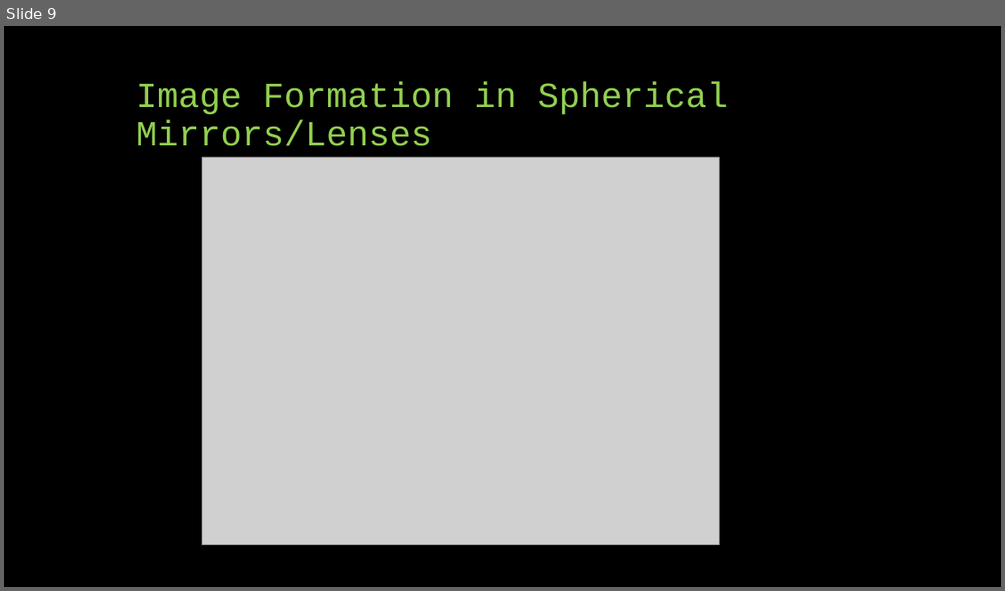
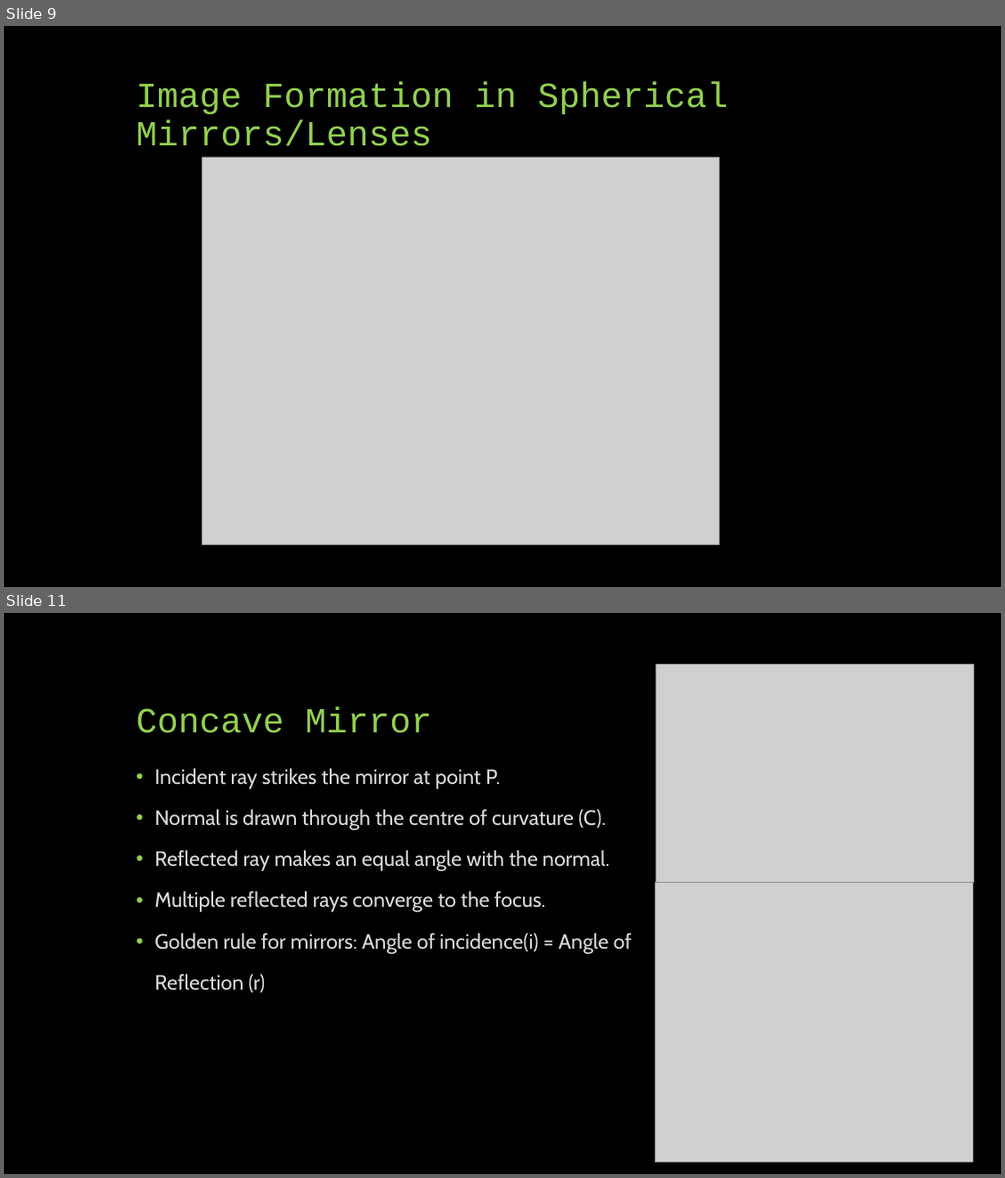
Before and after one commit to SreejithRajan-Lab/Computer-Vision, a slide deck: Presentations/Computer Vision – Module 1.pptx. Shown one above the other, each under a label of ours: slide 9 before the commit, slides 9 and 11 after it; the slides between them are not shown. The pictures are 1005x591 and 1005x1178 pixels, drawn with LibreOffice and Linux fonts; fonts in the diff are those of the drawing; grey boxes stand for pictures. Boxes give left, top, right and bottom in pixels: in the first picture for what was removed or moved away, otherwise in the second. Text is boxed around its words. In the diff, an @@ line names an element or a change of style, - is before the commit and + after.

Commit message:
presentation updated

```diff
--- a/Presentations/Computer Vision – Module 1.pptx
+++ b/Presentations/Computer Vision – Module 1.pptx
@@ slide 11 added at box(4, 613, 1001, 1174), background #000000 @@
@@ picture added at box(655, 664, 973, 882) @@
@@ title added at box(136, 706, 432, 733), 34 pt, text #92D050 @@
+Concave Mirror
@@ text added at box(154, 768, 631, 992), 20 pt, text #D9D9D9 @@
+• Incident ray strikes the mirror at point P.
+• Normal is drawn through the centre of curvature (C).
+• Reflected ray makes an equal angle with the normal.
+• Multiple reflected rays converge to the focus.
+• Golden rule for mirrors: Angle of incidence(i) = Angle of
+Reflection (r)
@@ picture added at box(655, 882, 973, 1162) @@
```
Also in this commit, not shown: 8 other slides added.
